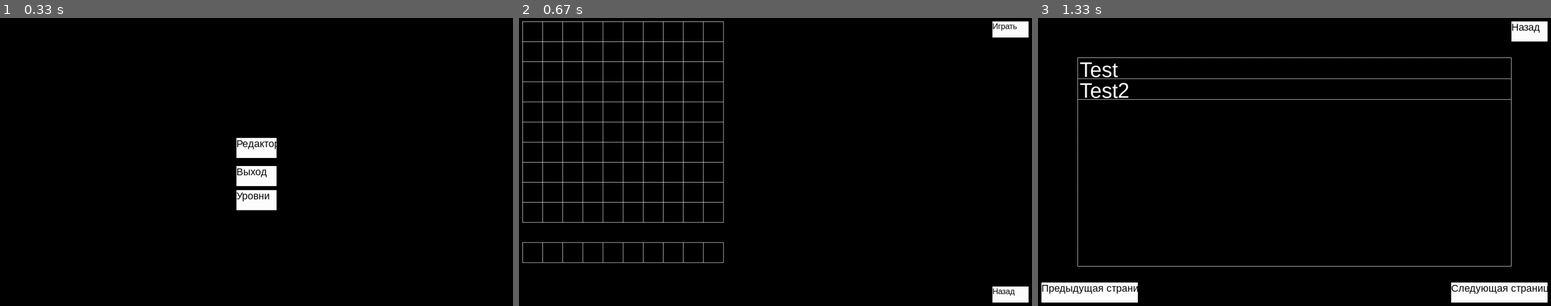
Above: before the commit, frames 1-3 (left to right).
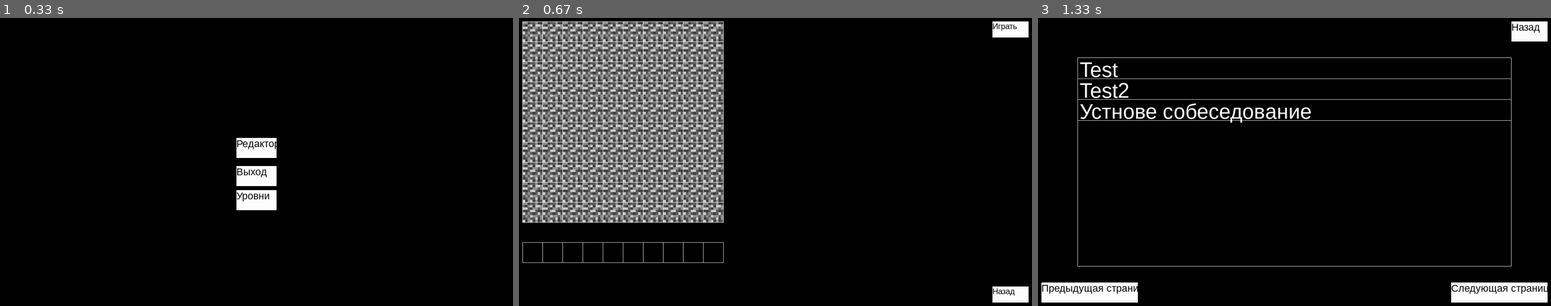
Above: after the commit, the same moments.

Repository: CringeCode228/PyGameProject
Game: pygame game, started from Board/data.py
The game is run twice, just before and just after one commit, with the same random seed, the same clock (stepped at 60 frames per second) and the same inputs.
Inputs:
- Up to frame 1 (0.33 s): no input
- Up to frame 2 (0.67 s): click "Редактор" at 0.38 s
- Up to frame 3 (1.33 s): click "Назад" at 0.72 s; click "Уровни" at 1.05 s

Frame 1 is identical in both runs. In frame 2, 27% of the frame differs, in the area x 0-40%, y 1-72%; in frame 3, 1.1%.

Commit message:
Manage files

Diff:
--- a/Board/Boards.py
+++ b/Board/Boards.py
@@ -3,7 +3,7 @@
 
 class Board:
     # создание поля
-    def __init__(self, screen, width, height):
+    def __init__(self, screen: pygame.Surface, width, height):
         self.width = width
         self.height = height
         self.board = [[0] * width for _ in range(height)]
@@ -46,13 +46,20 @@
 
 class GameField(Board):
 
-    def __init__(self, screen, width, height):
+    def __init__(self, screen, width, height, inventory):
         super(GameField, self).__init__(screen, width, height)
+        self.inventory = inventory
         # for i in range(width):
         #     for j in range(height):
         #         self.board[i][j] = GameObject(self, i, j, None)
+        self.fon = pygame.image.load("textures\\stone.png")
+        self.fon = pygame.transform.scale(self.fon, (self.cell_size, self.cell_size))
 
     def render(self):
+        for i in range(self.width):
+            for j in range(self.height):
+                self.screen.blit(self.fon, (self.left + self.cell_size * i, self.top + self.cell_size * j))
+        self.screen.blit(self.fon, (self.left, self.top))
         super(GameField, self).render()
 
         # super(GameField, self).render(self.screen)
@@ -62,10 +69,15 @@
         # self.inventory.render(self.screen)
 
     def on_click(self, cell_coords):
-        pass
+        self.board[cell_coords[0]][cell_coords[1]] = self.inventory.board[self.inventory.active_cell].clone()
+
         # if type(self.board[cell_coords[0]][cell_coords[1]]) != Player:
         #     self.board[cell_coords[0]][cell_coords[1]] = GameObject(self, cell_coords[0], cell_coords[1],
         #                                                             "textures/bricks.png", True)
+
+    def set_view(self, left, top, cell_size):
+        super(GameField, self).set_view(left, top, cell_size)
+        self.fon = pygame.transform.scale(self.fon, (self.cell_size, self.cell_size))
 
 
 class GameFieldInventory(Board):
--- a/Board/GameObjects.py
+++ b/Board/GameObjects.py
@@ -5,19 +5,21 @@
 
 class GameObject(pygame.sprite.Sprite):
 
-    def __init__(self, board: Board, x: int, y: int, texture: str, collide=False):
-        super(GameObject, self).__init__(self)
-        self.x = x
-        self.y = y
+    def __init__(self, board, texture: str, collide=False):
+        super(GameObject, self).__init__()
+        self.x = -1
+        self.y = -1
         self.game_field = board
         self.collide = collide
-        if texture:
-            self.texture = pygame.image.load(texture)
-            self.texture = pygame.transform.scale(self.texture, (self.game_field.cell_size - 2,
-                                                                 self.game_field.cell_size - 2))
-        else:
-            self.texture = pygame.Surface((self.game_field.cell_size - 2, self.game_field.cell_size - 2))
-        self.game_field.board[x][y] = self
+        self.image = pygame.transform.scale(pygame.image.load(texture), (self.game_field.cell_size,
+                                                                         self.game_field.cell_size))
+        # if texture:
+        #     self.texture = pygame.image.load(texture)
+        #     self.texture = pygame.transform.scale(self.texture, (self.game_field.cell_size - 2,
+        #                                                          self.game_field.cell_size - 2))
+        # else:
+        #     self.texture = pygame.Surface((self.game_field.cell_size - 2, self.game_field.cell_size - 2))
+        # self.game_field.board[x][y] = self
 
     def render(self, screen):
         screen.blit(self.texture, (self.game_field.left + self.x * self.game_field.cell_size + 1,
@@ -38,11 +40,14 @@
     def deserialize(self):
         pass
 
+    def clone(self, board):
+        pass
+
 
 class Player(GameObject, pygame.sprite.Sprite):
 
-    def __init__(self, x: int, y: int, board: GameField, texture: str):
-        super(Player, self).__init__(board, x, y, texture)
+    def __init__(self, board: GameField, texture: str):
+        super(Player, self).__init__(board, texture)
         self.rotate = 0
 
     def move(self, direction: int):
@@ -72,8 +77,8 @@
 
 class Block(GameObject):
 
-    def __init__(self, x, y, board, texture: str):
-        super(Block, self).__init__(board, x, y, texture, True)
+    def __init__(self, texture: str):
+        super(Block, self).__init__(texture, True)
 
     @staticmethod
     def get_id():
@@ -82,6 +87,9 @@
     def serialize(self):
         return json.dumps({"id": self.get_id(), "pos": [self.x, self.y], "texture": self.texture})
 
-    def deserialize(self, data):
-        pass
+    def clone(self, board):
+        return Block(self.texture)
+
+    # def deserialize(self, data):
+        # pass
         # return Block(data["pos"][0], data["pos"][1])
--- a/Board/Scenes.py
+++ b/Board/Scenes.py
@@ -1,6 +1,7 @@
 import pygame
 from UI import *
 from Boards import *
+from GameObjects import *
 
 
 class Scene:
@@ -65,10 +66,11 @@
         button_play = Button(self.ui_controller, "Играть", lambda: self.is_playing != self.is_playing,
                              (x - 100, 10),
                              (x - 10, 50), pygame.Color(255, 255, 255))
-        self.board = GameField(self.game.screen, 10, 10)
-        self.board.set_view(10, 10, 50)
         self.inventory = GameFieldInventory(self.game.screen, 10)
         self.inventory.set_view(10, 50 * 11 + 10, 50)
+        self.board = GameField(self.game.screen, 10, 10, self.inventory)
+        self.board.set_view(10, 10, 50)
+        self.inventory.board[0] = None
 
     def restart(self):
         self.is_playing = False
@@ -105,7 +107,8 @@
                              (x - 10, 60), pygame.Color(255, 255, 255))
         list_levels = List(self.ui_controller, (100, 100), (x - 100, y - 100), pygame.Color(255, 255, 255))
         list_levels.elements.extend([ListElement(list_levels, "Test", lambda: print("1")),
-                                     ListElement(list_levels, "Test2", lambda: print("2"))])
+                                     ListElement(list_levels, "Test2", lambda: print("2")),
+                                     ListElement(list_levels, "Устнове собеседование", lambda: print("3"))])
         button_previous = Button(self.ui_controller, "Предыдущая страница", lambda: list_levels.previous_page(),
                                  (10, y - 60),
                                  (250, y - 10), pygame.Color(255, 255, 255))
--- a/GameEngine.py
+++ /dev/null
@@ -1,128 +0,0 @@
-from typing import Union, Iterable
-
-
-class Scene:
-
-    def __init__(self, screen, *objects):
-        self.screen = screen
-        self.objects: Iterable[Object] = []
-
-    def render(self):
-        for obj in sorted(self.objects, key=lambda key: obj.z_sorting):
-            obj.render()
-
-    def tick(self, fps):
-        for obj in self.objects:
-            obj.tick()
-
-
-class Object:
-
-    def __init__(self, scene: Scene, z_sorting=0):
-        self.scene = scene
-        self.transform = Transform()
-        self.parent = None
-        self.z_sorting = z_sorting
-        self.components = []
-
-    def tick(self):
-        for component in self.components:
-            component.tick()
-
-    def render(self):
-        pass
-
-    def add_component(self, component):
-        self.components.append(component)
-
-    def get_component(self, component):
-        return self.components[self.components.index(component)]
-
-    def delete_component(self, component):
-        self.components.remove(component)
-
-    def on_collision(self):
-        pass
-
-
-class Transform:
-
-    def __init__(self):
-        self.position = Vector2()
-        self.rotation = Vector2()
-        self.scale = Vector2()
-
-
-class Component:
-
-    def __init__(self, obj, name):
-        self.obj = obj
-        self.name = name
-
-    def tick(self, fps):
-        pass
-
-
-class Event:
-
-    def __init__(self):
-        self.subs = []
-
-    def __call__(self, *args, **kwargs):
-        for sub in self.subs:
-            sub(*args, **kwargs)
-
-    def __iadd__(self, other):
-        self.subs.append(other)
-
-
-class Vector2:
-
-    def __init__(self, x=0, y=0):
-        self.x = x
-        self.y = y
-
-
-class Input:
-
-    codes_keys = {119: 'w', 97: 'a', 100: 'd', 115: 's', 113: 'q', 101: 'e', 114: 'r', 102: 'f', 122: 'z', 99: 'c',
-                  118: 'v', 120: 'x', 116: 't', 103: 'g', 98: 'b', 27: 'esc', 49: '1', 50: '2', 51: '3', 52: '4',
-                  53: '5', 54: '6', 55: '7', 56: '8', 57: '9', 48: '0'}
-
-    holding_keys = {"w": 0, "a": 0, "d": 0, "s": 0, "q": 0, "e": 0, "r": 0, "f": 0, "z": 0, "c": 0, "v": 0, "x": 0,
-                    "t": 0, "g": 0, "b": 0, "esc": 0, "1": 0, "2": 0, "3": 0, "4": 0, "5": 0, "6": 0, "7": 0,
-                    "8": 0,  "9": 0, "0": 0, "shift": 0, "tab": 0, "ctrl": 0}
-
-    pressed_keys = {"w": 0, "a": 0, "d": 0, "s": 0, "q": 0, "e": 0, "r": 0, "f": 0, "z": 0, "c": 0, "v": 0, "x": 0,
-                    "t": 0, "g": 0, "b": 0, "esc": 0, "1": 0, "2": 0, "3": 0, "4": 0, "5": 0, "6": 0, "7": 0,
-                    "8": 0,  "9": 0, "0": 0, "shift": 0, "tab": 0, "ctrl": 0}
-
-    released_keys = {"w": 0, "a": 0, "d": 0, "s": 0, "q": 0, "e": 0, "r": 0, "f": 0, "z": 0, "c": 0, "v": 0, "x": 0,
-                     "t": 0, "g": 0, "b": 0, "esc": 0, "1": 0, "2": 0, "3": 0, "4": 0, "5": 0, "6": 0, "7": 0,
-                     "8": 0,  "9": 0, "0": 0, "shift": 0, "tab": 0, "ctrl": 0}
-
-    @staticmethod
-    def get_key_down(key: str):
-        if Input.pressed_keys[key]:
-            return True
-        else:
-            return False
-
-    @staticmethod
-    def get_key(key: str):
-        if Input.holding_keys[key]:
-            return True
-        else:
-            return False
-
-    @staticmethod
-    def get_key_up(key: str):
-        if Input.released_keys[key]:
-            return True
-        else:
-            return False
-
-
-def clamp(value: Union[int, float], min_value: Union[int, float], max_value: Union[int, float]):
-    """Return value limited by minimum and maximum value."""
-    return max(min(value, max_value), min_value)
--- a/PhysicsEngine.py
+++ /dev/null
@@ -1,66 +0,0 @@
-from GameEngine import *
-from math import pi
-
-g = 9.81
-
-
-class OnCollision(Event):
-
-    def __init__(self):
-        super(OnCollision, self).__init__()
-
-
-class RigidBody(Component):
-
-    def __init__(self, obj):
-        super(RigidBody, self).__init__(obj, "RigidBody")
-        self.velocity = Velocity()
-
-    def on_collison(self,):
-        pass
-
-    def tick(self, fps):
-        self.velocity.line_velocity.y -= g / fps
-        self.obj.transform.position.x += self.velocity.line_velocity.x / fps
-        self.obj.transform.position.y += self.velocity.line_velocity.y / fps
-        self.obj.transform.rotation.x += self.velocity.angular_velocity.x / fps
-        self.obj.transform.rotation.y += self.velocity.angular_velocity.y / fps
-
-
-class Velocity:
-
-    def __init__(self):
-        self.line_velocity = Vector2()
-        self.angular_velocity = Vector2()
-
-
-class Collider(Component):
-
-    def __init__(self, obj):
-        super(Collider, self).__init__(obj, "Collider")
-
-    def calculate(self, scene):
-        pass
-
-
-class CircleCollider(Collider):
-
-    def __init__(self, obj):
-        super().__init__(obj)
-
-
-class BoxCollider(Collider):
-
-    def __init__(self, obj):
-        super().__init__(obj)
-
-    def calculate(self, scene):
-        for obj in scene.objects:
-            for component in obj.components:
-                if type(component) == BoxCollider:
-                    # TODO: calculate collision with box collider
-                    collision = False
-                    if collision:
-                        self.obj.on_collision()
-                        obj.on_collision()
-                    pass
--- a/main.py
+++ /dev/null
@@ -1,38 +0,0 @@
-import pygame
-
-import GameEngine
-
-pygame.init()
-display_info = pygame.display.Info()
-screen = pygame.display.set_mode((display_info.current_w, display_info.current_h), pygame.FULLSCREEN)
-
-scale_coefficient = GameEngine.Vector2(display_info.current_w, display_info.current_h)
-
-pygame.display.set_caption("Example")
-
-pygame.display.flip()
-
-clock = pygame.time.Clock()
-
-running = True
-
-while running:
-    for key in GameEngine.Input.pressed_keys:
-        GameEngine.Input.pressed_keys[key] = 0
-    for key in GameEngine.Input.pressed_keys:
-        GameEngine.Input.pressed_keys[key] = 0
-    for event in pygame.event.get():
-        if event.type == pygame.QUIT:
-            running = False
-        elif event.type == pygame.KEYDOWN:
-            if event.key in GameEngine.Input.codes_keys:
-                GameEngine.Input.holding_keys[GameEngine.Input.codes_keys[event.key]] = 1
-            if event.key in GameEngine.Input.codes_keys:
-                GameEngine.Input.pressed_keys[GameEngine.Input.codes_keys[event.key]] = 1
-        elif event.type == pygame.KEYUP:
-            if event.key in GameEngine.Input.codes_keys:
-                GameEngine.Input.holding_keys[GameEngine.Input.codes_keys[event.key]] = 0
-            if event.key in GameEngine.Input.codes_keys:
-                GameEngine.Input.released_keys[GameEngine.Input.codes_keys[event.key]] = 1
-    clock.tick(60)
-pygame.quit()
Binary file added: Board/textures/stone.png
Binary file added: Board/textures/wood.png
Empty file removed: VisualEngine.py
